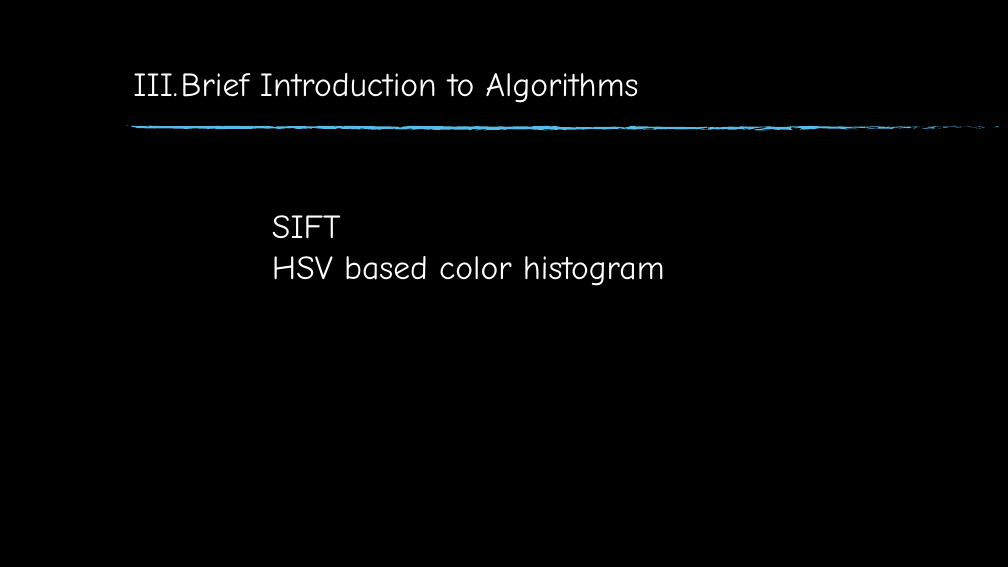
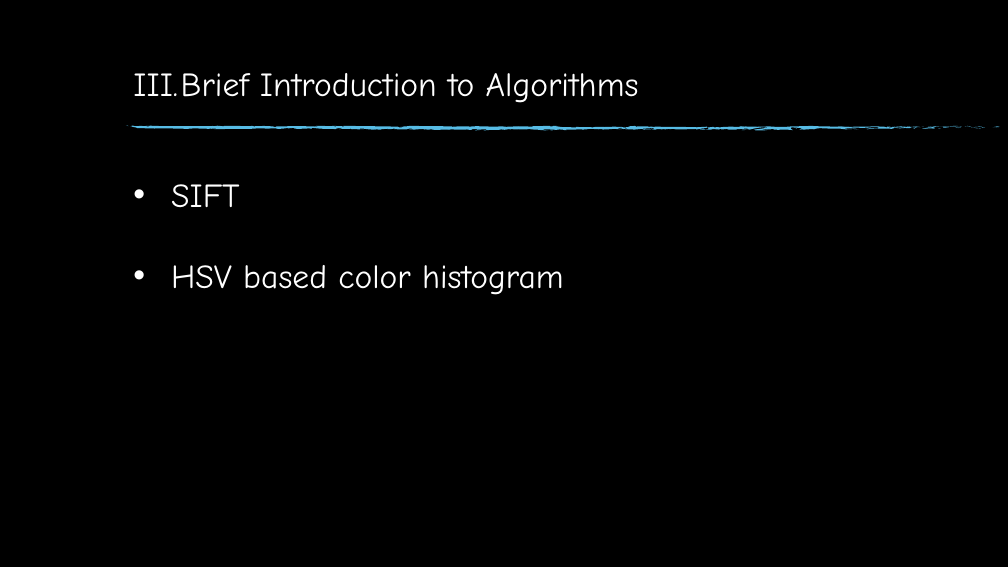
Before and after one commit to GatHors/ImageProcessing, a slide deck: slide 6 of Report & presentation/FinalReport_Gathors.pptm (slide 9 before the commit). Drawn at 1008x567 pixels with LibreOffice and Linux fonts; fonts in the diff are those of the drawing; background and template pictures are left out. Boxes give left, top, right and bottom in pixels: in the first picture for what was removed or moved away, otherwise in the second. Text is boxed around its words. In the diff, an @@ line names an element or a change of style, - is before the commit and + after.

```diff
--- a/Report & presentation/FinalReport_Gathors.pptm
+++ b/Report & presentation/FinalReport_Gathors.pptm
@@ text "SIFT" moved from (x1=272, y1=215, x2=665, y2=286) to (x1=171, y1=184, x2=564, y2=295) @@
@@ text "SIFT" at (x1=171, y1=184, x2=564, y2=295): bullet none to • @@
```
Also in this commit, not shown: 6 other slides changed.
